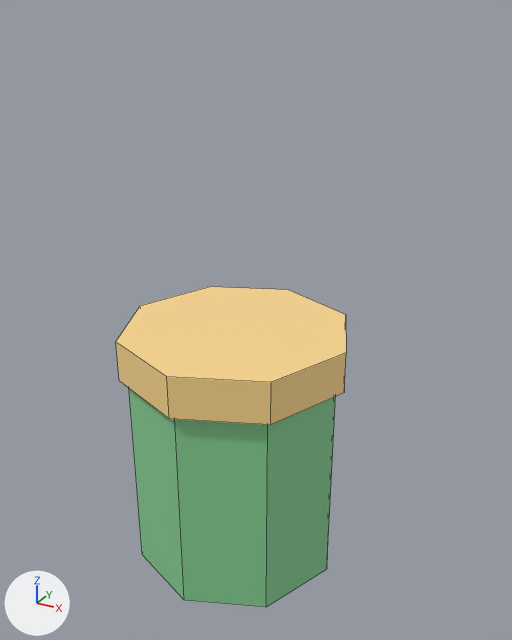
One commit to the Blender file art_source/litter_jar.blend: the scene before it, then after it.
Camera for both pictures: a camera (50 mm lens) standing at (0.39, -0.659, 0.655) and looking at (0.018, 0.017, 0.317). Arrows for +X, +Y and +Z are at lower left; the lights stay in place. The picture after the commit comes second. Mesh edges are drawn as thin lines.

Names of what the first picture shows: 'litter_jar'.
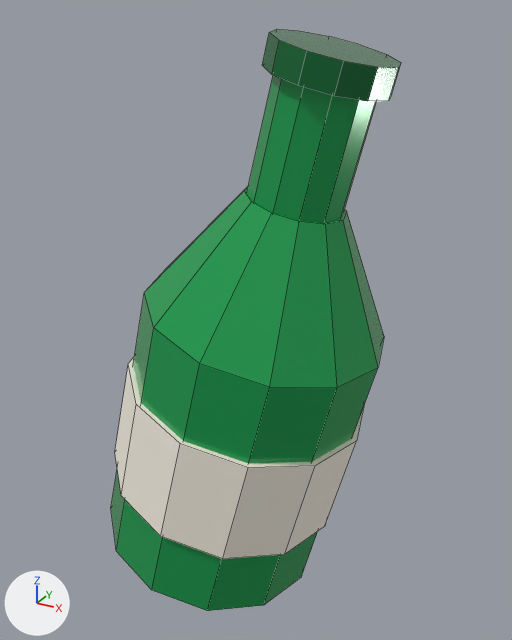
The change, as JSON lines over the scene's bpy script:
```json
{"op": "add", "block": "mat_mat_green_glass", "code": ["mat_mat_green_glass = principled_material('mat_green_glass')", "mat_mat_green_glass.base_color = (0.00902, 0.349, 0.0824)  # green #189f51", "mat_mat_green_glass.metallic = 0.1", "mat_mat_green_glass.roughness = 0.18"]}
{"op": "add", "block": "mat_mat_dark_green", "code": ["mat_mat_dark_green = principled_material('mat_dark_green')", "mat_mat_dark_green.base_color = (0.0037, 0.148, 0.0356)  # dark green #0c6b35", "mat_mat_dark_green.metallic = 0.1", "mat_mat_dark_green.roughness = 0.2"]}
{"op": "add", "block": "mat_mat_label", "code": ["mat_mat_label = principled_material('mat_label')", "mat_mat_label.base_color = (0.932, 0.883, 0.774)  # white #f7f1e4", "mat_mat_label.roughness = 0.7"]}
{"block": "me_cylinder", "where": "# used by ob_litter_jar; location = (0.0, 0.0, 0.13)"}
{"op": "remove", "block": "me_cylinder", "code": "me_cylinder.from_pydata(...)  # 32 vertices, 20 faces; spans x -0.14..0.14, y -0.14..0.14, z -0.13..0.18"}
{"op": "remove", "block": "me_cylinder", "code": "me_cylinder.materials.append(mat_mat_glass)  # green #88d195"}
{"op": "remove", "block": "me_cylinder", "code": "me_cylinder.materials.append(mat_mat_lid)  # beige #ffda90"}
{"op": "add", "block": "me_cylinder", "code": "me_cylinder.from_pydata(...)  # 120 vertices, 70 faces; spans x -0.177..0.177, y -0.146..0.146, z -0.029..0.637"}
{"block": "me_cylinder", "change": "me_cylinder part 1: the loose piece of 16 vertices spanning x -0.14..0.14, y -0.14..0.14, z 0.13..0.18 is deleted"}
{"block": "me_cylinder", "change": "me_cylinder part 2"}
{"block": "me_cylinder", "change": "16 vertices are removed from x -0.13..0.13, y -0.13..0.13, z -0.13..0.13"}
{"block": "me_cylinder", "change": "10 faces are deleted"}
{"block": "me_cylinder", "change": "83 vertices are added at x -0.177..0.177, y -0.146..0.146, z -0.029..0.635"}
{"block": "me_cylinder", "change": "12 new vertices lie (0.082, 0.0, 0.33) away from vertices in x -0.177..0.095, y -0.14..0.14, z -0.029..0.039"}
{"block": "me_cylinder", "change": "12 new vertices lie (0.034, 0.0, 0.136) away from vertices in x -0.159..0.125, y -0.146..0.146, z 0.067..0.137"}
{"block": "me_cylinder", "change": "7 new vertices lie (0.007, 0.0, 0.029) away from vertices in x 0.043..0.159, y -0.064..0.064, z 0.579..0.608"}
{"block": "me_cylinder", "change": "6 new vertices lie (0.036, 0.0, 0.145) away from vertices in x 0.03..0.099, y -0.052..0.052, z 0.46..0.477"}
{"block": "me_cylinder", "change": "42 new faces join them, mat_mat_green_glass (green #189f51)"}
{"block": "me_cylinder", "change": "14 new faces join them, mat_mat_label (white #f7f1e4)"}
{"block": "me_cylinder", "change": "14 new faces join them, mat_mat_dark_green (dark green #0c6b35)"}
{"op": "add", "block": "me_cylinder", "code": "me_cylinder.materials.append(mat_mat_green_glass)  # green #189f51"}
{"op": "add", "block": "me_cylinder", "code": "me_cylinder.materials.append(mat_mat_label)  # white #f7f1e4"}
{"op": "add", "block": "me_cylinder", "code": "me_cylinder.materials.append(mat_mat_dark_green)  # dark green #0c6b35"}
{"op": "set", "path": "ob_litter_jar.location", "old": "(0.0, 0.0, 0.13)", "new": "(0.0, 0.0, 0.0)"}
```

Where the change shows, as pixel boxes [x1, y1, x2, y2] in the pictures (512 x 640 px):
```json
{"object": "litter_jar", "change": "reshaped, moved, recoloured", "before": [116, 287, 346, 607], "after": [111, 29, 401, 611], "on screen": "26% wider, 82% taller"}
{"part": 1, "of": "me_cylinder", "change": "deleted", "before": [116, 287, 346, 425], "on screen": "beige"}
{"part": 2, "of": "me_cylinder", "change": "built on", "before": [129, 389, 335, 607], "after": [111, 29, 401, 611]}
```
